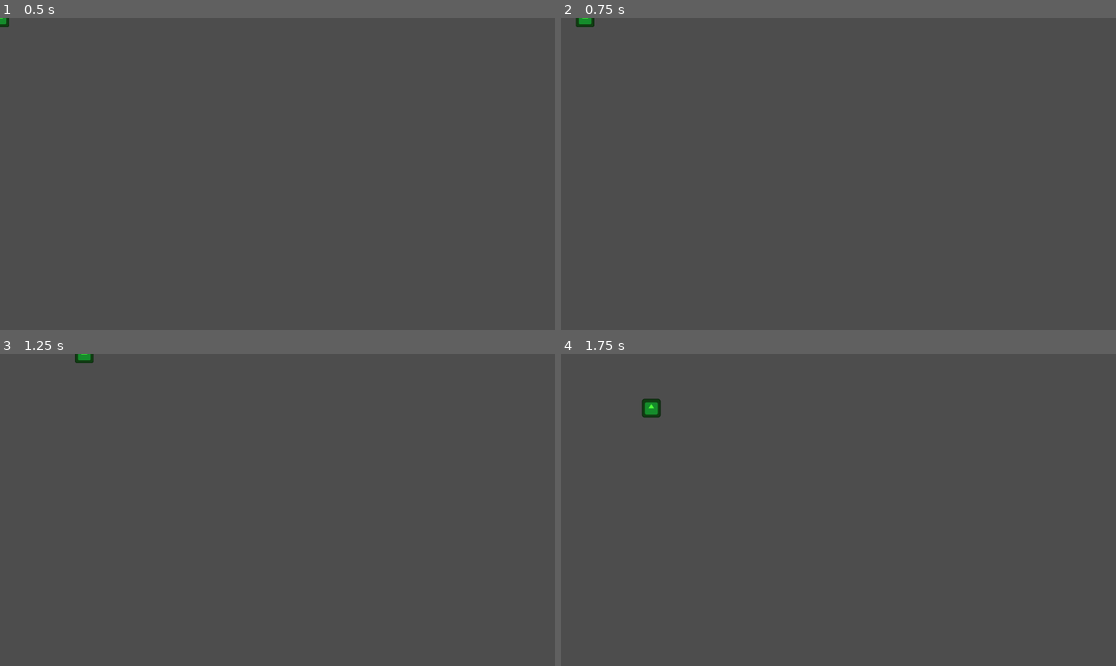
Above: before the commit, frames 1-4 (two rows, left to right).
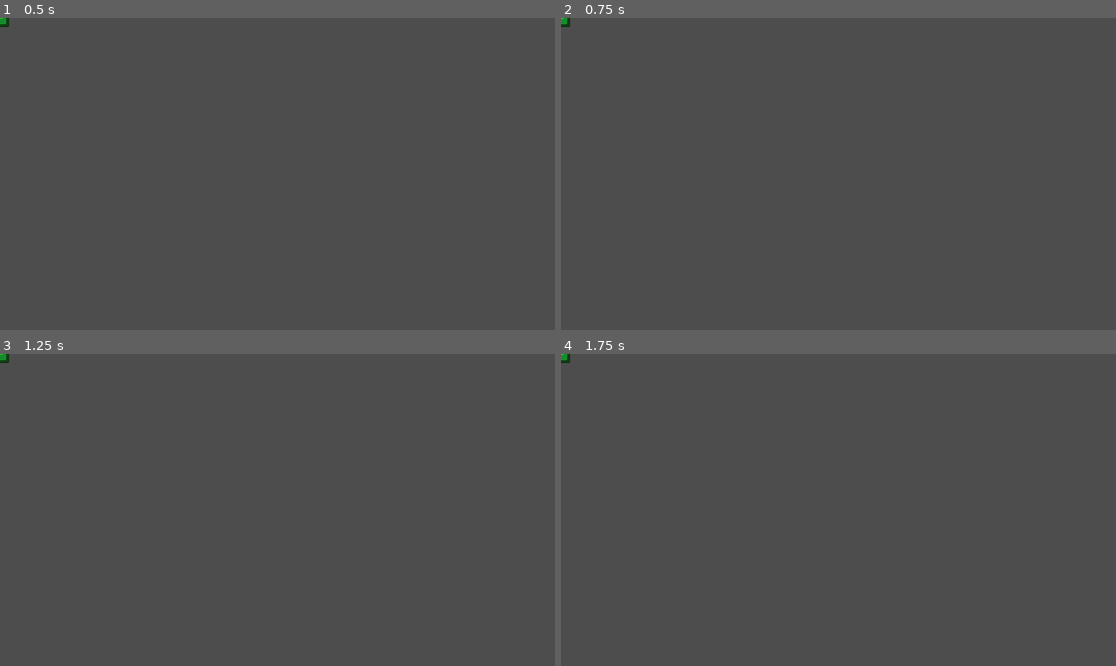
Above: after the commit, the same moments.

Repository: MoeOverload/ScreamJam_2025
Game: Godot game, scene res://scenes/main.tscn
Same seed, same stepped clock (60 frames per second), same inputs: the game is played once before the commit and once after it. The engine's default icon, where the game draws it, is replaced by a stand-in: a white triangle on a blue panel in a dark square.
Inputs:
- Up to frame 1 (0.5 s): no input
- Up to frame 2 (0.75 s): tap Enter at 0.5 s; hold D (right) from 0.53 s (still down); tap Shift (dash, bound only after the commit) at 0.6 s
- Up to frame 3 (1.25 s): keep holding D (right)
- Up to frame 4 (1.75 s): release D (right) at 1.28 s; hold S (down) from 1.28 s (still down); tap Shift (dash, bound only after the commit) at 1.35 s

Frame 1 is identical in both runs. In frame 2, 0.1% of the frame differs, in the area x 0-7%, y 0-3%; in frame 3, 0.1%; in frame 4, 0.3%, in the area x 0-19%, y 0-21%.

Commit message:
trying to get dash function to work

Diff:
--- a/zombie-lab-escape/project.godot
+++ b/zombie-lab-escape/project.godot
@@ -37,6 +37,11 @@
 "events": [Object(InputEventKey,"resource_local_to_scene":false,"resource_name":"","device":-1,"window_id":0,"alt_press …(192 unchanged characters)…
 ]
 }
+dash={
+"deadzone": 0.2,
+"events": [Object(InputEventKey,"resource_local_to_scene":false,"resource_name":"","device":-1,"window_id":0,"alt_pressed":false,"shift_pressed":false,"ctrl_pressed":false,"meta_pressed":false,"pressed":false,"keycode":0,"physical_keycode":4194325,"key_label":0,"unicode":0,"location":0,"echo":false,"script":null)
+]
+}
 
 [rendering]
 
--- a/zombie-lab-escape/scenes/player/Player.gd
+++ b/zombie-lab-escape/scenes/player/Player.gd
@@ -7,20 +7,50 @@
 var damaged = false
 var direction
 @export var player_health = 200
-@export var speed = 250
-@export var dash_multiplier =600
+@export var speed = 200
+@export var dash_speed = 250
+@export var dash_duration = 0.2  # Duration of the dash in seconds
+var can_dash = true
+var move = Vector2()
+var dash_timer = 0.0
+var dash_multiplier = 1.7
+var is_dashing
 
-func get_input():
-	var input_direction = Input.get_vector("left", "right", "up", "down")
-	velocity = input_direction * speed
 
-func _physics_process(_delta):
-	if damaged == true:
-		player_hit()
+func _physics_process(delta):
 
+	if Input.is_action_pressed("right"):
+		move.x += 1
+	if Input.is_action_pressed("left"):
+		move.x -= 1
+	if Input.is_action_pressed("down"):
+		move.y += 1
+	if Input.is_action_pressed("up"):
+		move.y -= 1
+	move = Vector2.ZERO
+
+	# Handle dash function
+	if Input.is_action_just_pressed("dash") and can_dash:
+		is_dashing = true
+		dash_timer = dash_duration
+		can_dash = false
+		$dash_cooldown.start()
+
+	if is_dashing:
+		velocity = move.normalized() * dash_multiplier  * dash_speed
+		dash_timer -= delta
+		if dash_timer <= 0:
+			is_dashing = false
 	else:
-		get_input()
+		velocity = move.normalized() * speed
+	# Move the player
 	move_and_slide()
+
+
+
+
+func _on_dash_cooldown_timeout() -> void:
+	can_dash = true
 
 func _on_damage_area_area_entered(area: Area2D) -> void:
 	if area.is_in_group('enemy_hitbox'):
@@ -32,7 +62,7 @@
 func player_hit():
 	player_health -= 20
 	direction = (enemy.global_position + self.global_position).normalized()
-	velocity = (direction * speed )* 2
+	velocity = (direction * speed )* 300
 	print(player_health)
 	damaged = false
 
--- a/zombie-lab-escape/scenes/player/player.tscn
+++ b/zombie-lab-escape/scenes/player/player.tscn
@@ -27,3 +27,8 @@
 modulate = Color(0.3019608, 1, 0.22745098, 1)
 scale = Vector2(0.3, 0.3)
 sprite_frames = SubResource("SpriteFrames_p47bc")
+
+[node name="dash_cooldown" type="Timer" parent="."]
+wait_time = 2.0
+
+[connection signal="timeout" from="dash_cooldown" to="." method="_on_dash_cooldown_timeout"]
